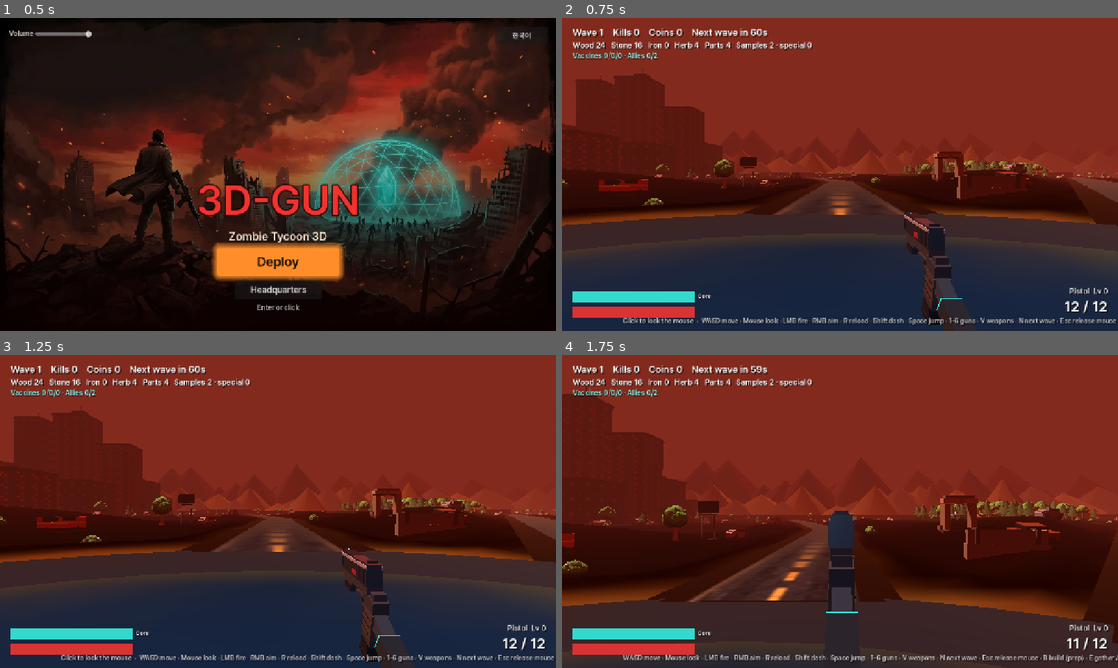
Above: before the commit, frames 1-4 (two rows, left to right).
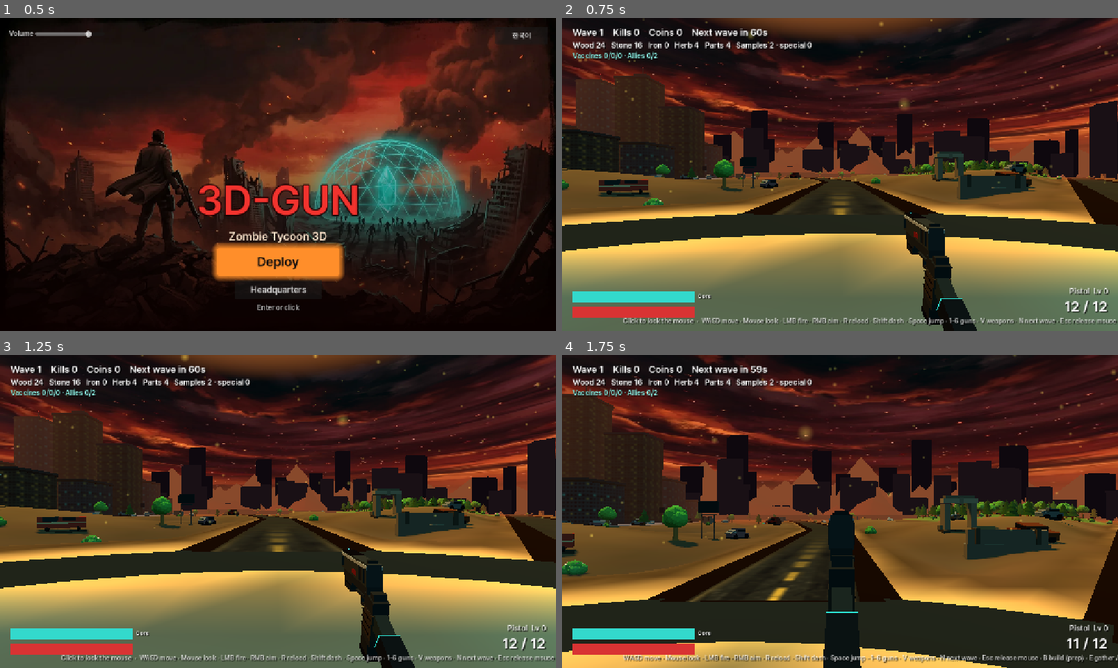
Above: after the commit, the same moments.

Repository: sangsangbaksa-dev/3D-Gun
Game: Godot game, scene res://scenes/title.tscn
Same seed, same stepped clock (60 frames per second), same inputs: the game is played once before the commit and once after it.
Inputs (mouse positions are in pixels of both pictures, inside the frame that each line leads up to):
- Up to frame 1 (0.5 s): no input
- Up to frame 2 (0.75 s): click "Deploy" at 0.5 s
- Up to frame 3 (1.25 s): no input
- Up to frame 4 (1.75 s): tap Enter (ui_accept) at 1.25 s; move the mouse to (962, 495) at 1.27 s; hold D (move_right) from 1.28 s (still down); hold Right mouse button (aim) from 1.28 s (still down); click (962, 495) at 1.42 s; tap Space (jump) at 1.52 s

Frame 1 is identical in both runs. In frame 2, 93% of the frame differs, in the area x 0-100%, y 0-100%; in frame 3, 93%; in frame 4, 92%.

Commit message:
Godot 디자인: 원본 분위기 이식(그린 구름 하늘·청록 주변광·안개·지평선 폐허·불씨), 재질을 웹 람베르트처럼, 화면 비교 도구
Co-Authored-By: Claude Opus 5.5 <noreply@anthropic.com>
Claude-Session: https://claude.ai/code/session_01CBN3FTLnwhiaNQ4jrkEr2y

Diff:
--- a/godot/scripts/game.gd
+++ b/godot/scripts/game.gd
@@ -14,6 +14,7 @@
 const BaseScript := preload("res://scripts/base.gd")
 const StationScript := preload("res://scripts/station_panel.gd")
 const GatheringScript := preload("res://scripts/gathering.gd")
+const LookScript := preload("res://scripts/look.gd")
 const PREP_TIME := 60.0 # 웹 게임과 같은 기지 건설 시간. N 으로 바로 시작
 
 var player: CharacterBody3D
@@ -115,35 +116,11 @@
 
 # ── 월드 ─────────────────────────────────────────────────────────────
 
-## Red dusk sky like the live "red" build (src/core/atmosphere.ts).
+## Sky, fog, lights, skyline and embers: look.gd (port of src/core/atmosphere.ts).
 func _build_environment() -> void:
-	var sky_mat := ProceduralSkyMaterial.new()
-	sky_mat.sky_top_color = Color(0.32, 0.05, 0.06)
-	sky_mat.sky_horizon_color = Color(0.85, 0.32, 0.18)
-	sky_mat.ground_horizon_color = Color(0.4, 0.16, 0.1)
-	sky_mat.ground_bottom_color = Color(0.08, 0.04, 0.03)
-	sky_mat.sun_angle_max = 20.0
-	var sky := Sky.new()
-	sky.sky_material = sky_mat
-	var env := Environment.new()
-	env.background_mode = Environment.BG_SKY
-	env.sky = sky
-	env.ambient_light_source = Environment.AMBIENT_SOURCE_SKY
-	env.ambient_light_energy = 1.0
-	env.tonemap_mode = Environment.TONE_MAPPER_FILMIC
-	env.fog_enabled = true
-	env.fog_light_color = Color(0.4, 0.14, 0.1)
-	env.fog_density = 0.0045
-	var we := WorldEnvironment.new()
-	we.environment = env
-	add_child(we)
-	var sun := DirectionalLight3D.new()
-	sun.light_color = Color(1.0, 0.9, 0.8)
-	sun.light_energy = 0.7
-	sun.rotation_degrees = Vector3(-54, 56, 0)
-	sun.shadow_enabled = true
-	sun.directional_shadow_max_distance = 80.0
-	add_child(sun)
+	var look := LookScript.new()
+	look.game = self
+	add_child(look)
 
 func _build_world() -> void:
 	world = WorldScript.new()
@@ -166,10 +143,12 @@
 	core.add_child(core_visual)
 	for n in core_visual.find_children("shield*", "MeshInstance3D", true, false):
 		n.cast_shadow = GeometryInstance3D.SHADOW_CASTING_SETTING_OFF
-	var core_light := OmniLight3D.new()
+	var core_light := OmniLight3D.new() # 웹: PointLight(0x66ccff, 2.2, 22, 감쇠 1.6) — 은은하게
 	core_light.light_color = Color(0.4, 0.8, 1.0)
-	core_light.omni_range = 18.0
-	core_light.light_energy = 1.6
+	core_light.omni_range = 22.0
+	core_light.omni_attenuation = 1.6
+	core_light.light_energy = 0.6
+	core_light.light_specular = 0.0
 	core_light.position = Vector3(0, 3.2, 0)
 	core.add_child(core_light)
 
--- /dev/null
+++ b/godot/scripts/look.gd
@@ -0,0 +1,312 @@
+extends Node3D
+## The apocalypse look: painted red-cloud sky, phase lighting (prep / combat / ended), linear fog,
+## teal-over-brown hemisphere ambient, ruined skyline on the horizon and drifting embers.
+## Port of src/core/atmosphere.ts + the lights in src/core/world.ts. Visual only: reads game.phase, writes nothing back.
+## Also turns every imported material into the web game's look (MeshLambertMaterial: diffuse only, no shine),
+## which removes the orange horizon glare that Godot's default specular put on flat ground.
+
+var game: Node
+
+# 팔레트: bg #10141a, teal #2EE6D6, orange #FF8A2A, red #E0303A (atmosphere.ts LOOKS 그대로)
+const LOOKS := {
+	"prep": {"top": 0x0b2226, "horizon": 0xff8a2a, "fog": 0x7e4428, "fog_near": 48.0, "fog_far": 248.0, "sun": 1.58, "sun_color": 0xff9238, "hemi": 1.08, "hemi_sky": 0x2ee6d6, "hemi_ground": 0x3e352c, "ember": 0.42, "paint": 0.74},
+	"combat": {"top": 0x12060c, "horizon": 0xc13d45, "fog": 0x4c1d24, "fog_near": 38.0, "fog_far": 188.0, "sun": 1.14, "sun_color": 0xff8a2a, "hemi": 0.86, "hemi_sky": 0x2ee6d6, "hemi_ground": 0x3a2a26, "ember": 1.0, "paint": 0.86},
+	"ended": {"top": 0x081416, "horizon": 0x2e5f5c, "fog": 0x1e3a38, "fog_near": 28.0, "fog_far": 130.0, "sun": 0.55, "sun_color": 0xb8c0cc, "hemi": 0.6, "hemi_sky": 0x1a4a48, "hemi_ground": 0x1c2226, "ember": 0.15, "paint": 0.1},
+}
+const BOOST := 1.08
+const FADE := 2.5
+# 웹은 선형 공간 조명 + ACES, Godot Compatibility 는 sRGB 공간에서 바로 계산해 톤매핑 없이 쓴다.
+# 원본 화면과 같은 자리 스크린샷을 비교해 맞춘 빛 세기 배율
+const SUN_K := 0.42
+const AMB_K := 0.6
+const FILL_K := 1.5
+
+const SKY_SHADER := """
+shader_type sky;
+uniform vec3 top; uniform vec3 hor; uniform vec3 sun_dir; uniform vec3 sun_col; uniform vec3 fog_c;
+uniform vec3 hemi_sky; uniform vec3 hemi_ground; uniform float hemi; uniform float hemi_desat = 0.45;
+uniform float t; uniform float paint;
+uniform sampler2D clouds : repeat_enable, filter_linear;
+
+float h(vec2 p){ return fract(sin(dot(p, vec2(127.1, 311.7))) * 43758.5); }
+float n(vec2 p){ vec2 i = floor(p), f = fract(p); f = f * f * (3. - 2. * f); return mix(mix(h(i), h(i + vec2(1, 0)), f.x), mix(h(i + vec2(0, 1)), h(i + 1.), f.x), f.y); }
+
+void sky() {
+	vec3 vP = EYEDIR;
+	if (AT_CUBEMAP_PASS) {
+		// 주변광은 웹의 HemisphereLight: 위는 청록, 아래는 흙색
+		// sRGB 공간 계산이라 청록이 웹보다 진하게 먹는다. 채도를 조금 빼서 맞춘다
+		vec3 hc = mix(hemi_ground, hemi_sky, vP.y * .5 + .5);
+		COLOR = mix(hc, vec3(dot(hc, vec3(.3, .55, .15))), hemi_desat) * hemi;
+	} else {
+		float y = max(vP.y, 0.);
+		vec3 c = mix(hor, top, pow(y, .55));
+		float s = max(dot(vP, sun_dir), 0.);
+		c += sun_col * (pow(s, 600.) * 1.2 + pow(s, 12.) * .25);
+		// 그린 구름 띠: 방위각으로 두 바퀴 감고(가로 이음매 없는 텍스처), 지평선~고도 0.62 까지 펼친다
+		vec2 uv = vec2(atan(vP.z, vP.x) / 3.14159265 + t * .0015, 1. - clamp(y / .62, 0., 1.));
+		vec3 tx = pow(texture(clouds, uv).rgb, vec3(2.2)); // 웹은 그림을 sRGB 로 읽어 선형으로 쓴다
+		float l = dot(tx, vec3(.3, .55, .15));
+		vec3 tint = mix(top, hor * 1.25, smoothstep(.02, .7, l));
+		vec3 pc = mix(tint, tx, paint);
+		c = mix(c, pc, smoothstep(0., .03, y) * (1. - smoothstep(.5, .62, y)));
+		vec2 nv = vP.xz / (vP.y + .25) * 1.6 + vec2(t * .012, t * .004);
+		float cl = smoothstep(.55, .85, n(nv) * .65 + n(nv * 2.3) * .35) * smoothstep(.45, .7, vP.y);
+		c = mix(c, hor * .35, cl * .45);
+		c = mix(fog_c, c, smoothstep(-.02, .18, vP.y));
+		// 웹은 이 선형 값을 sRGB 로 바꿔 화면에 쓴다. Compatibility 렌더러는 셰이더 값을 그대로 화면에 쓰므로(톤매핑 Linear) 여기서 바꾼다
+		c = max(c, vec3(0.));
+		COLOR = mix(1.055 * pow(c, vec3(1. / 2.4)) - .055, c * 12.92, step(c, vec3(.0031308)));
+	}
+}
+"""
+
+var env: Environment
+var sky_mat: ShaderMaterial
+var sun: DirectionalLight3D
+var fill: DirectionalLight3D
+var skyline: Node3D
+var embers: CPUParticles3D
+var ember_mat: StandardMaterial3D
+var cur := {}
+var from := {}
+var phase := "prep"
+var prog := 1.0
+var t := 0.0
+var _patched := {}
+
+func _ready() -> void:
+	cur = LOOKS.prep.duplicate()
+	from = cur.duplicate()
+	_build_env()
+	_build_lights()
+	_build_skyline()
+	_build_embers()
+	_apply()
+	get_tree().node_added.connect(_on_node_added)
+	_lambert_all(get_tree().root)
+
+# ── 하늘·안개·조명 ───────────────────────────────────────────────────
+
+func _build_env() -> void:
+	var sh := Shader.new()
+	sh.code = SKY_SHADER
+	sky_mat = ShaderMaterial.new()
+	sky_mat.shader = sh
+	sky_mat.set_shader_parameter("clouds", load("res://assets/art/sky.webp"))
+	var sky := Sky.new()
+	sky.sky_material = sky_mat
+	sky.radiance_size = Sky.RADIANCE_SIZE_32
+	sky.process_mode = Sky.PROCESS_MODE_INCREMENTAL
+	env = Environment.new()
+	env.background_mode = Environment.BG_SKY
+	env.sky = sky
+	env.ambient_light_source = Environment.AMBIENT_SOURCE_SKY
+	env.reflected_light_source = Environment.REFLECTION_SOURCE_DISABLED
+	env.tonemap_mode = Environment.TONE_MAPPER_LINEAR
+	env.fog_enabled = true
+	env.fog_mode = Environment.FOG_MODE_DEPTH
+	env.fog_density = 1.0
+	env.fog_depth_curve = 2.0 # 웹 Fog 는 smoothstep 이라 가까운 곳은 덜 뿌옇다
+	env.fog_sky_affect = 0.0
+	env.fog_aerial_perspective = 0.0
+	var we := WorldEnvironment.new()
+	we.environment = env
+	add_child(we)
+
+func _build_lights() -> void:
+	sun = DirectionalLight3D.new()
+	sun.shadow_enabled = true
+	sun.shadow_bias = 0.03
+	sun.shadow_normal_bias = 1.0
+	sun.directional_shadow_max_distance = 90.0
+	sun.directional_shadow_mode = DirectionalLight3D.SHADOW_ORTHOGONAL
+	add_child(sun)
+	sun.look_at_from_position(Vector3(30, 50, 20), Vector3.ZERO)
+	fill = DirectionalLight3D.new()
+	fill.light_color = Color.hex(0x3a5a68ff)
+	fill.light_energy = 0.32 * FILL_K
+	fill.light_specular = 0.0
+	add_child(fill)
+	fill.look_at_from_position(Vector3(-28, 22, -32), Vector3.ZERO)
+
+static func _c(hex: int) -> Color:
+	return Color.hex((hex << 8) | 0xff)
+
+## Web Color.setHex() turns sRGB hex into linear; shader uniforms get those linear numbers.
+static func _lin(hex: int) -> Vector3:
+	var c := _c(hex).srgb_to_linear()
+	return Vector3(c.r, c.g, c.b)
+
+static func _srgb(hex: int) -> Vector3:
+	var c := _c(hex)
+	return Vector3(c.r, c.g, c.b)
+
+func _process(dt: float) -> void:
+	t += dt
+	var p: String = game.phase if game and "phase" in game else "prep"
+	if p != phase and LOOKS.has(p):
+		phase = p
+		from = cur.duplicate()
+		prog = 0.0
+	if prog < 1.0:
+		prog = minf(1.0, prog + dt / FADE)
+		var k := prog * prog * (3.0 - 2.0 * prog)
+		var to: Dictionary = LOOKS[phase]
+		for key in to:
+			if to[key] is int:
+				cur[key] = _c(from[key]).lerp(_c(to[key]), k).to_rgba32() >> 8
+			else:
+				cur[key] = lerpf(from[key], to[key], k)
+	var cam := get_viewport().get_camera_3d()
+	if cam:
+		var cp := cam.global_position
+		skyline.position = Vector3(cp.x * 0.85, 0, cp.z * 0.85)
+		embers.global_position = Vector3(cp.x, cp.y - 4.0, cp.z)
+	_apply()
+
+func _apply() -> void:
+	var s := cur
+	sky_mat.set_shader_parameter("top", _lin(s.top))
+	sky_mat.set_shader_parameter("hor", _lin(s.horizon))
+	sky_mat.set_shader_parameter("sun_col", _lin(s.sun_color))
+	sky_mat.set_shader_parameter("fog_c", _lin(s.fog) * BOOST)
+	sky_mat.set_shader_parameter("sun_dir", Vector3(0.5, 0.7, 0.4).normalized())
+	sky_mat.set_shader_parameter("hemi_sky", _srgb(s.hemi_sky))
+	sky_mat.set_shader_parameter("hemi_ground", _srgb(s.hemi_ground))
+	sky_mat.set_shader_parameter("hemi", s.hemi * BOOST * AMB_K) # Compatibility 는 ambient_light_energy 를 하늘 주변광에 쓰지 않는다
+	sky_mat.set_shader_parameter("t", t)
+	sky_mat.set_shader_parameter("paint", s.paint)
+	env.fog_light_color = _c(s.fog) * BOOST
+	env.fog_depth_begin = s.fog_near
+	env.fog_depth_end = s.fog_far
+	sun.light_energy = s.sun * BOOST * SUN_K
+	sun.light_color = _c(s.sun_color)
+	sun.light_specular = 0.0
+	if ember_mat:
+		var e: float = s.ember
+		ember_mat.albedo_color.a = 0.15 + e * 0.55 * (0.85 + sin(t * 3.0) * 0.15)
+		embers.scale_amount_min = (0.25 + e * 0.2) / 0.35
+		embers.scale_amount_max = embers.scale_amount_min
+
+# ── 지평선 폐허·불씨 ─────────────────────────────────────────────────
+
+## Two rings of ruined high-rises beyond the map edge (±200 m), like atmosphere.ts buildSkyline.
+func _build_skyline() -> void:
+	skyline = Node3D.new()
+	add_child(skyline)
+	var s := 7
+	var rings := [[228.0, 0x1c1418, 76], [262.0, 0x120d12, 96]]
+	for ring in rings:
+		var rad: float = ring[0]
+		var count: int = ring[2]
+		var mm := MultiMesh.new()
+		mm.transform_format = MultiMesh.TRANSFORM_3D
+		mm.mesh = BoxMesh.new()
+		mm.instance_count = count
+		for i in count:
+			s = (s * 16807) % 2147483647
+			var r1 := float(s) / 2147483647.0
+			s = (s * 16807) % 2147483647
+			var r2 := float(s) / 2147483647.0
+			s = (s * 16807) % 2147483647
+			var r3 := float(s) / 2147483647.0
+			s = (s * 16807) % 2147483647
+			var r4 := float(s) / 2147483647.0
+			s = (s * 16807) % 2147483647
+			var r5 := float(s) / 2147483647.0
+			s = (s * 16807) % 2147483647
+			var r6 := float(s) / 2147483647.0
+			s = (s * 16807) % 2147483647
+			var r7 := float(s) / 2147483647.0
+			var a := float(i) / count * TAU + r1 * 0.05
+			var hgt := 10.0 + pow(r2, 1.8) * (64.0 if rad > 240.0 else 44.0)
+			var w := 6.0 + r3 * 14.0
+			var tilt := (r5 - 0.5) * (0.24 if r6 < 0.22 else 0.04)
+			var b := Basis.from_euler(Vector3(0, -a + (r4 - 0.5) * 0.3, tilt), EULER_ORDER_XYZ).scaled(Vector3(w, hgt, 5.0 + r7 * 7.0))
+			mm.set_instance_transform(i, Transform3D(b, Vector3(cos(a) * rad, hgt / 2.0 - 2.5, sin(a) * rad)))
+		var mi := MultiMeshInstance3D.new()
+		mi.multimesh = mm
+		var m := StandardMaterial3D.new()
+		m.shading_mode = BaseMaterial3D.SHADING_MODE_UNSHADED
+		m.albedo_color = _c(ring[1])
+		m.disable_fog = true
+		mi.material_override = m
+		mi.cast_shadow = GeometryInstance3D.SHADOW_CASTING_SETTING_OFF
+		mi.extra_cull_margin = 600.0
+		skyline.add_child(mi)
+
+## Orange embers drifting up around the camera (atmosphere.ts buildEmbers, 500 points in an 80 m box).
+func _build_embers() -> void:
+	embers = CPUParticles3D.new()
+	embers.amount = 500
+	embers.lifetime = 30.0
+	embers.preprocess = 30.0
+	embers.local_coords = false
+	embers.emission_shape = CPUParticles3D.EMISSION_SHAPE_BOX
+	embers.emission_box_extents = Vector3(40, 2, 40)
+	embers.direction = Vector3(0.3, 1, 0)
+	embers.spread = 25.0
+	embers.gravity = Vector3.ZERO
+	embers.initial_velocity_min = 0.6
+	embers.initial_velocity_max = 1.5
+	embers.visibility_aabb = AABB(Vector3(-60, -10, -60), Vector3(120, 60, 120))
+	var q := QuadMesh.new()
+	q.size = Vector2(0.35, 0.35)
+	embers.mesh = q
+	ember_mat = StandardMaterial3D.new()
+	ember_mat.shading_mode = BaseMaterial3D.SHADING_MODE_UNSHADED
+	ember_mat.billboard_mode = BaseMaterial3D.BILLBOARD_PARTICLES
+	ember_mat.transparency = BaseMaterial3D.TRANSPARENCY_ALPHA
+	ember_mat.blend_mode = BaseMaterial3D.BLEND_MODE_ADD
+	ember_mat.no_depth_test = false
+	ember_mat.disable_receive_shadows = true
+	ember_mat.albedo_color = Color(1.0, 0.54, 0.16, 0.4) * Color(2.2, 2.2, 2.2, 1)
+	var g := GradientTexture2D.new()
+	var grad := Gradient.new()
+	grad.set_color(0, Color(1, 1, 1, 1))
+	grad.set_color(1, Color(1, 1, 1, 0))
+	grad.add_point(0.35, Color(1, 1, 1, 0.67))
+	g.gradient = grad
+	g.fill = GradientTexture2D.FILL_RADIAL
+	g.fill_from = Vector2(0.5, 0.5)
+	g.fill_to = Vector2(1.0, 0.5)
+	g.width = 32
+	g.height = 32
+	ember_mat.albedo_texture = g
+	embers.material_override = ember_mat
+	embers.cast_shadow = GeometryInstance3D.SHADOW_CASTING_SETTING_OFF
+	add_child(embers)
+
+# ── 재질: 웹의 MeshLambertMaterial 처럼 ─────────────────────────────
+
+func _on_node_added(n: Node) -> void:
+	if n is GeometryInstance3D:
+		_lambert(n)
+
+func _lambert_all(n: Node) -> void:
+	for c in n.find_children("*", "GeometryInstance3D", true, false):
+		_lambert(c)
+
+func _lambert(gi: GeometryInstance3D) -> void:
+	if gi.material_override is BaseMaterial3D:
+		_lambert_mat(gi.material_override)
+	if gi is MeshInstance3D and (gi as MeshInstance3D).mesh:
+		var m: Mesh = (gi as MeshInstance3D).mesh
+		for i in m.get_surface_count():
+			var sm := m.surface_get_material(i)
+			if sm is BaseMaterial3D:
+				_lambert_mat(sm)
+		for i in (gi as MeshInstance3D).get_surface_override_material_count():
+			var om := (gi as MeshInstance3D).get_surface_override_material(i)
+			if om is BaseMaterial3D:
+				_lambert_mat(om)
+
+func _lambert_mat(m: BaseMaterial3D) -> void:
+	if _patched.has(m) or m.shading_mode == BaseMaterial3D.SHADING_MODE_UNSHADED:
+		return
+	_patched[m] = true
+	m.specular_mode = BaseMaterial3D.SPECULAR_DISABLED
+	m.metallic = 0.0
+	m.metallic_specular = 0.0
+	m.roughness = 1.0
--- a/godot/scripts/world.gd
+++ b/godot/scripts/world.gd
@@ -20,48 +20,29 @@
 	_load_terrain()
 	var vis: Node3D = (load("res://assets/models/world.glb") as PackedScene).instantiate()
 	add_child(vis)
-	# 지형은 빛 반사(스페큘러)를 끈다: 낮은 해에서 기지 둘레가 주황 띠로 번쩍이던 문제
+	# 재질은 look.gd 가 웹의 람베르트처럼 바꾼다. 지형 정점색은 glb 에 선형값으로 들어 있는데
+	# Compatibility 렌더러는 색을 sRGB 공간에서 계산하므로 sRGB 로 되돌려야 웹과 같은 밝기가 된다
 	for mi in vis.find_children("*", "MeshInstance3D", true, false):
-		var m := (mi as MeshInstance3D).mesh.surface_get_material(0)
-		if m is StandardMaterial3D:
-			(m as StandardMaterial3D).metallic = 0.0
-			(m as StandardMaterial3D).metallic_specular = 0.0
-			(m as StandardMaterial3D).roughness = 1.0
-			if (m as StandardMaterial3D).vertex_color_use_as_albedo:
-				(m as StandardMaterial3D).albedo_color = Color(0.36, 0.42, 0.46) # 웹은 ACES 라 지형색을 2.2배 키워 둔 값. Godot 에서는 그대로면 흙길이 주황으로 번쩍인다
-	for mi in vis.find_children("m0", "MeshInstance3D", true, false):
-		_clean_base_pad(mi as MeshInstance3D)
+		_vertex_colors_to_srgb(mi)
 	_build_collision()
 
-## 기지 바닥의 꼭짓점 색에 흙길·어깨 색이 번져 주황 띠로 보이던 것을, 기지 한가운데 색으로 덮는다.
-## (웹은 청록 하늘빛 조명이 가려 주지만 Godot 의 붉은 하늘빛에서는 그대로 드러난다)
-func _clean_base_pad(mi: MeshInstance3D) -> void:
-	var mesh := mi.mesh as ArrayMesh
-	var arrays := mesh.surface_get_arrays(0)
-	var verts: PackedVector3Array = arrays[Mesh.ARRAY_VERTEX]
-	var cols: PackedColorArray = arrays[Mesh.ARRAY_COLOR]
-	if cols.is_empty():
+func _vertex_colors_to_srgb(mi: MeshInstance3D) -> void:
+	var src := mi.mesh as ArrayMesh
+	if src == null or not (src.surface_get_format(0) & Mesh.ARRAY_FORMAT_COLOR):
 		return
-	var sum := Color(0, 0, 0, 0)
-	var n := 0
-	for i in verts.size():
-		if Vector2(verts[i].x, verts[i].z).length() < 6.0:
-			sum += cols[i]
-			n += 1
-	if n == 0:
-		return
-	var pad := sum / float(n)
-	pad = Color(minf(pad.r * 2.4, 0.9), minf(pad.g * 2.4, 0.9), minf(pad.b * 2.4, 0.9), 1.0)
-	for i in verts.size():
-		var r := Vector2(verts[i].x, verts[i].z).length()
-		var w := 1.0 - smoothstep(11.0, 16.0, r)
-		if w > 0.0:
-			cols[i] = cols[i].lerp(pad, w)
-	arrays[Mesh.ARRAY_COLOR] = cols
-	var mat := mesh.surface_get_material(0)
-	mesh.clear_surfaces()
-	mesh.add_surface_from_arrays(Mesh.PRIMITIVE_TRIANGLES, arrays)
-	mesh.surface_set_material(0, mat)
+	var out := ArrayMesh.new()
+	for i in src.get_surface_count():
+		var arr := src.surface_get_arrays(i)
+		var mat := src.surface_get_material(i)
+		var cols = arr[Mesh.ARRAY_COLOR]
+		if cols is PackedColorArray and not (cols as PackedColorArray).is_empty():
+			var pc := cols as PackedColorArray
+			for k in pc.size():
+				pc[k] = pc[k].linear_to_srgb()
+			arr[Mesh.ARRAY_COLOR] = pc
+		out.add_surface_from_arrays(src.surface_get_primitive_type(i), arr)
+		out.surface_set_material(i, mat)
+	mi.mesh = out
 
 # ── 높이 ─────────────────────────────────────────────────────────────
 
--- /dev/null
+++ b/godot/tests/shots.gd
@@ -0,0 +1,93 @@
+extends SceneTree
+## Visual check: renders a few fixed camera views of the sortie and saves PNGs.
+## Needs a display (not --headless). In a container: xvfb-run -s "-screen 0 1280x720x24" godot --path godot -s res://tests/shots.gd
+## OUT=/some/dir picks the output folder (default user://shots).
+## Web build (preset "WebShots", args -s res://tests/shots.gd): prints "SHOT <name>" and holds the view 2 s
+## so a browser script can take the screenshot (Godot's own capture skips the web canvas's colour output).
+
+var game: Node
+var frames := 0
+var out := ""
+var shots: Array = []
+var idx := 0
+var wait := 0
+var _placed := false
+
+func _initialize() -> void:
+	out = OS.get_environment("OUT") if OS.has_environment("OUT") else ProjectSettings.globalize_path("user://shots")
+	DirAccess.make_dir_recursive_absolute(out)
+	game = load("res://scenes/game.tscn").instantiate()
+	root.add_child(game)
+	game.rng.seed = 2
+	# [이름, 플레이어 위치 오프셋(xz, 시작점 기준), 바라볼 방향(yaw 도), 피치(도), 대기 프레임, 할 일]
+	shots = [
+		["spawn", Vector2(0, -3), 180.0, -4.0, 30, ""],
+		["base", Vector2(0, 0), 0.0, -12.0, 10, ""],
+		["field", Vector2(30, -40), 200.0, -2.0, 10, ""],
+		["combat", Vector2(0, 0), 180.0, -6.0, 600, "wave"],
+		["lineup", Vector2(0, 0), 180.0, -8.0, 10, "lineup"],
+	]
+	for a in OS.get_cmdline_user_args():
+		if a.begins_with("--shots="):
+			var only := a.substr(8).split(",")
+			shots = shots.filter(func(x): return x[0] in only)
+	if OS.has_environment("SHOTS"):
+		var only := OS.get_environment("SHOTS").split(",")
+		shots = shots.filter(func(x): return x[0] in only)
+
+func _process(_dt: float) -> bool:
+	frames += 1
+	if frames < 5:
+		return false
+	if idx >= shots.size():
+		return true
+	var s: Array = shots[idx]
+	var p: CharacterBody3D = game.player
+	if wait == 0 and not _placed:
+		_placed = true
+		var ps: Dictionary = game.get_node("/root/GameData").map.playerStart
+		var o: Vector2 = s[1]
+		var x := float(ps.x) + o.x
+		var z := float(ps.z) + 3.0 + o.y
+		p.position = Vector3(x, game.world.ground_y(x, z) + 0.3, z)
+		p.rotation.y = deg_to_rad(s[2])
+		p.camera.rotation.x = deg_to_rad(s[3])
+		if s[5] == "wave" and game.phase == "prep":
+			game.prep_left = 0.0
+		if s[5] == "lineup":
+			_lineup(p)
+		wait = int(s[4])
+	wait -= 1
+	if s[5] == "wave":
+		p.hp = p.max_hp
+	if wait <= 0:
+		if OS.has_feature("web"):
+			if wait == 0:
+				print("SHOT ", s[0])
+			if wait > -120:
+				return false
+		else:
+			var img := root.get_texture().get_image()
+			img.save_png(out.path_join("%s.png" % s[0]))
+			print("shot ", s[0])
+		idx += 1
+		wait = 0
+		_placed = false
+		return false
+	return false
+
+## Every zombie type in a row in front of the player, frozen.
+func _lineup(p: CharacterBody3D) -> void:
+	for z in game.zombies_root.get_children():
+		z.queue_free()
+	var types: Array = ["normal", "runner", "fatty", "crawler", "swarmer", "leaper", "spitter", "bomber", "screamer", "tank"]
+	var fwd := -p.global_transform.basis.z
+	var right := p.global_transform.basis.x
+	for i in types.size():
+		var pos: Vector3 = p.position + fwd * (9.0 + (i % 2) * 3.0) + right * ((i - 4.5) * 1.6)
+		pos.y = game.world.ground_y(pos.x, pos.z)
+		var z = game.spawn_zombie(types[i], pos, -1, false)
+		if z:
+			z.look_at(Vector3(p.position.x, pos.y, p.position.z), Vector3.UP, true)
+			z.set_physics_process(false)
+			z.set_process(false)
Binary file added: godot/assets/art/sky.webp
Not shown, added: godot/assets/art/sky.webp.import
Not shown, changed: godot/export_presets.cfg
Not shown, added: godot/scripts/look.gd.uid
Not shown, added: godot/tests/shots.gd.uid
